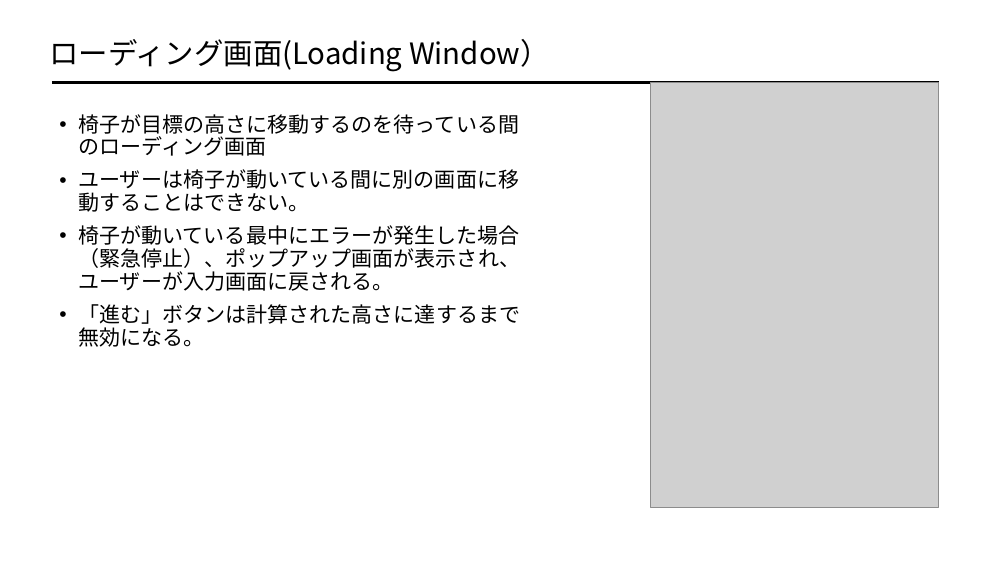
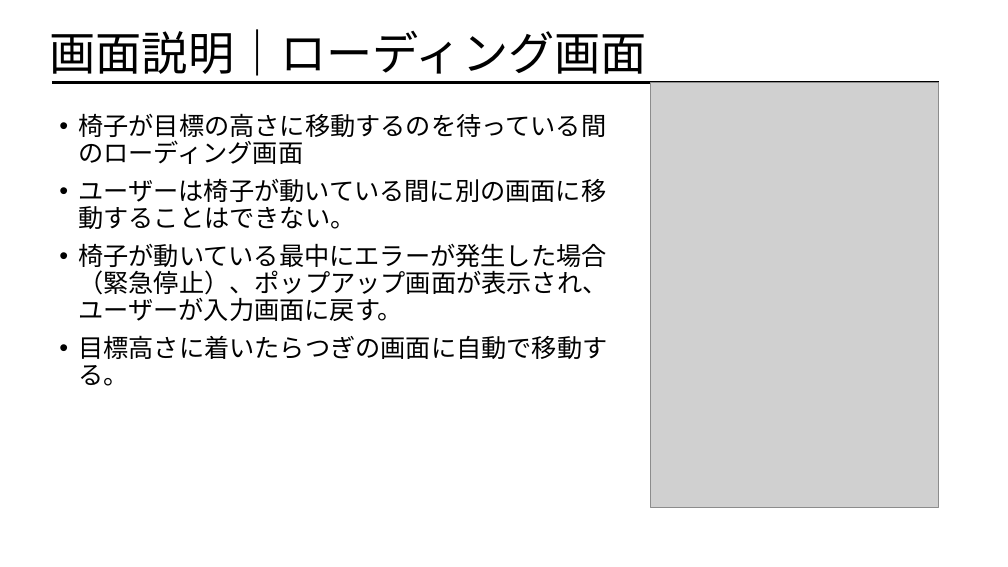
Before and after one commit to afiqfadzil/pythonProject1, a slide deck: slide 15 of LOCOMOTION.pptx (slide 12 before the commit). Drawn at 1008x567 pixels with LibreOffice and Linux fonts; fonts in the diff are those of the drawing; grey boxes stand for pictures. Boxes give left, top, right and bottom in pixels: in the first picture for what was removed or moved away, otherwise in the second. Text is boxed around its words. In the diff, an @@ line names an element or a change of style, - is before the commit and + after.

```diff
--- a/LOCOMOTION.pptx
+++ b/LOCOMOTION.pptx
@@ title at box(50, 29, 647, 82): text changed; size 28 to 44 pt @@
-ローディング画面(Loading Window）
+画面説明｜ローディング画面
@@ text at box(78, 113, 606, 229): size 20 to 24 pt in "椅子が目標の高さに移動するのを待っている間のローディング画面", "ユーザーは椅子が動いている間に別の画面に移動することはできない。" @@
@@ text at box(78, 243, 607, 386): text changed; size 20 to 24 pt @@
-• 椅子が動いている最中にエラーが発生した場合（緊急停止）、ポップアップ画面が表示され、ユーザーが入力画面に戻される。
-• 「進む」ボタンは計算された高さに達するまで無効になる。
+• 椅子が動いている最中にエラーが発生した場合（緊急停止）、ポップアップ画面が表示され、ユーザーが入力画面に戻す。
+• 目標高さに着いたらつぎの画面に自動で移動する。
```
Also in this commit, not shown: 21 other slides changed, 2 slides added, 5 other files.
